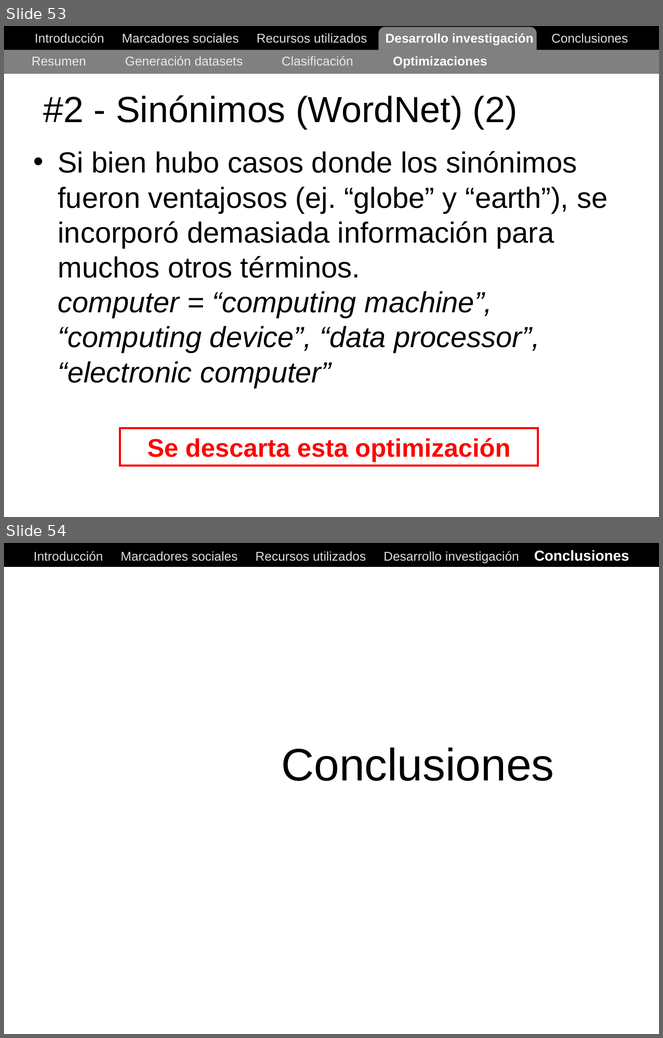
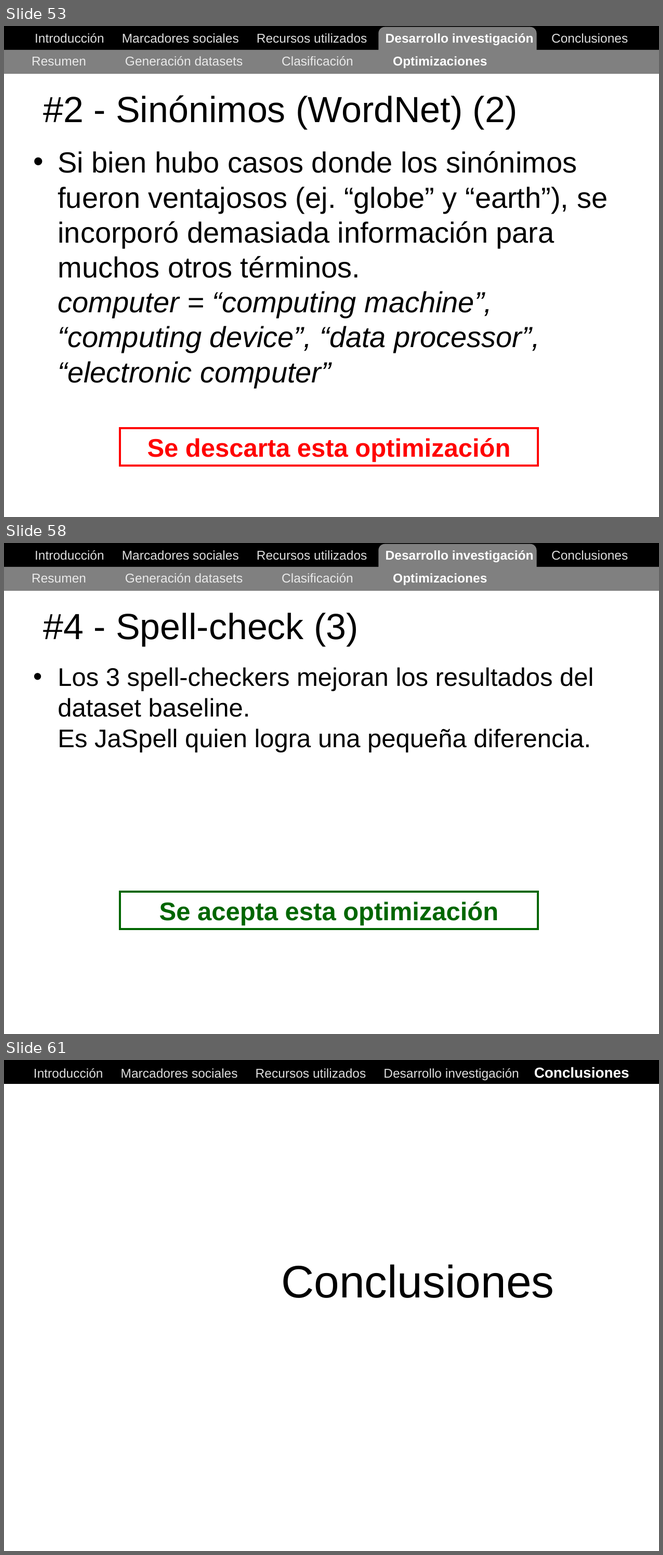
Before and after one commit to ak907kenai/nicotournetesis, a slide deck: docs_trunk/Nicolás Tourné - Presentación Tesis (v1).ppt. Shown one above the other, each under a label of ours: slides 53 and 54 before the commit, slides 53, 58 and 61 after it; the slides between them are not shown. The pictures are 663x1038 and 663x1555 pixels, drawn with LibreOffice and Linux fonts; fonts in the diff are those of the drawing. Boxes give left, top, right and bottom in pixels: in the first picture for what was removed or moved away, otherwise in the second. Text is boxed around its words. In the diff, an @@ line names an element or a change of style, - is before the commit and + after.

```diff
--- a/docs_trunk/Nicolás Tourné - Presentación Tesis (v1).ppt
+++ b/docs_trunk/Nicolás Tourné - Presentación Tesis (v1).ppt
@@ slide 58 added at [4, 543, 659, 1034], background #FFFFFF @@
@@ rectangle added at [4, 543, 659, 566], fill #000000, outline #000000 0.74 pt @@
@@ text added at [35, 550, 628, 562], 14 pt, text #DDDDDD @@
+Introducción Marcadores sociales Recursos utilizados Desarrollo investigación Conclusiones
@@ rounded rectangle added at [379, 544, 536, 583], fill #808080 @@
@@ rectangle added at [4, 566, 659, 590], fill #808080 @@
@@ text added at [32, 573, 487, 585], 14 pt, text #EAEAEA @@
+Resumen Generación datasets Clasificación Optimizaciones
@@ title added at [43, 613, 358, 646], 40 pt, text #000000 @@
+#4 - Spell-check (3)
@@ text added at [58, 667, 594, 753], 28 pt, text #000000 @@
+• Los 3 spell-checkers mejoran los resultados del dataset baseline.
+  Es JaSpell quien logra una pequeña diferencia.
@@ rectangle added at [120, 891, 538, 929], outline #006600 2.24 pt, 28 pt, text #006600, bold @@
+Se acepta esta optimización
@@ what was slide 54 is now slide 61 @@
```
Also in this commit, not shown: 6 other slides added.
